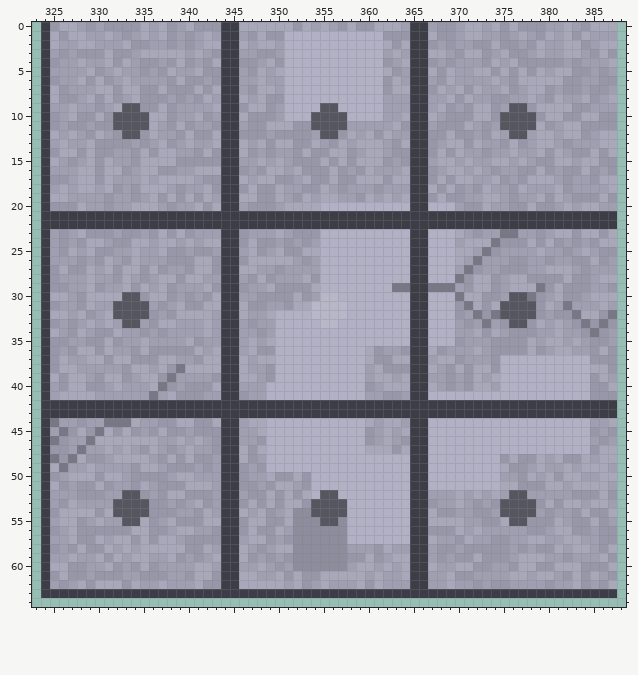
Two versions of one pixel-art file, maps/marble/textures/marble.ase. The first picture shows the starting point.
650x650 pixels, 1 frame. Colours within 5 levels of each other are drawn and written as one. Shown: x 323..388, y 0..64. The commit also changed other parts of the picture, which this record leaves out.
The same view after the edit:
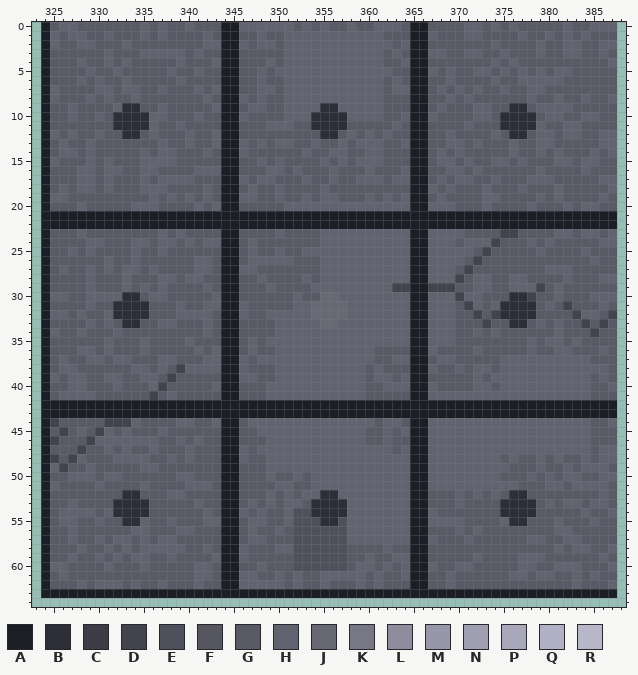
Palette (. is transparent): A #1c1e25  B #2d2f38  C #3c3d46  D #42444d  E #4e505b  F #565660  G #585a66  H #616370  J #686975  K #777785  L #8d8d9d  M #9897a9  N #a09fb2  P #a9a8bb  Q #b1b0c4  R #b8b7c9
Change:
Changed rows in their new state; - is an unchanged pixel.
first column x 324:
 0 AGHHGGGGGGGHGHGGHGGGAAHHHHHHGHGHGGHGGHHHGAAGGGGHHGHGHGGGGGHGGHHH
 1 AHGHHGGHGGGHGHGGGGHGAAGGHGGHHHHHHHHHHHGGGAAHGGGHHGGGGHGGHGHGHGGG
 2 AHGGHHGGGHGGGGGGGGHHAAHGHHGHHHHHHHHHHHHGHAAGGGGGGGHGGGGHGGHHGGHH
 3 AGGGGGGHGGGHHHHHGHGGAAGGGGGHHHHHHHHHHHGHGAAHHGGHHGGHGGGHGGHHGGHG
 4 AGGGHGGHGHGGGGGHGGGHAAGGGHGHHHHHHHHHHHGGHAAGGGGGGGHGHGGGGGGGGGGH
 5 AGGGGHGGHGGGGGHGGHGGAAGGHGHHHHHHHHHHHHHGGAAHGHGGHHGHGHGHGHHGGGGG
 6 AGGGHGHGGHGGGGGHGGGGAAGGHGGHHHHHHHHHHHGHGAAGGHGGGGHGGHHHHHGGGGGG
 7 AHGGGGHHGHHGGHGGGHGHAAGGHHGHHHHHHHHHHHGHHAAGHGHGHGGHGGHHGGGGGGGG
 8 AHGGGHGHGGHGGGGGGGHGAAHGHGGHHHHHHHHHHHGGGAAGGHGHGGGGGGHGGHGGHGGH
 9 AGGHGGGGHBBGGHGGGGGHAAGHHGGHHHHBBHHHHHGGGAAGHGGGHHGGBBGHHHHGGGGG
10 AGGHGGHGBBBBHHGGGHGGAAHGGGGHHHBBBBHHHHGGHAAHGGGGHHGBBBBGHHGGHHGG
11 AGGGGGGGBBBBHGGHGGGGAAGGGHHHGGBBBBGGGGGHGAAGGGGHGGGBBBBHGGHHGGGG
12 AHGHGGHGGBBGHGGGHGGHAAGGGGGGGGGBBGHGHGHGGAAGGHGGGGHGBBGHHGHHGGHH
13 AGHGGHGGGGGGGHGGHGGHAAHGHGHHGGHGGHGHHHGGHAAGGHHGHGGGHGGHHGGGGGHH
14 AGHHGHGGGGGHGHHGGGHGAAHGGGGGGHGGHHGGHHGGGAAGHGHGGGGGHGGHGHGGGHGH
15 AHGGGHGHGGGHHHHGGGGGAAGGHGHGGGGHGHGHHHGGGAAGHHGHGGHHGHGGGHHGHHGG
16 AGGGHHGHHGGHHGGGGHHHAAGGGHHGHGGGHGGGHGGGHAAGGHHGHGGGGGGHGGGGHGGG
17 AGGGHHGHGGGHGHHHHGGGAAHGHHGGGHGGHGGHHHGHHAAGHGHHGGHGGGHHHGGGGGHH
18 AGHGHHGHGGGHHHGGGGHGAAGHGGHGGGGHGGGGGGGGGAAHGHGGGHGGGHGGGHGGGGGH
19 AHHGGGGGGGGGHGHGHGHGAAHHGGHGGHGHHGGGHGHGHAAGHGGGGHHGGGGHGHGGGGHG
20 AGGGHGGGGGHHHGGGGHGHAAGGGGGHHHHHHHHHHHHHHAAHHHGGGHGGGGHGGGHGHHGG
21 AAAAAAAAAAAAAAAAAAAAAAAAAAAAAAAAAAAAAAAAAAAAAAAAAAAAAAAAAAAAAAAA
22 AAAAAAAAAAAAAAAAAAAAAAAAAAAAAAAAAAAAAAAAAAAAAAAAAAAAAAAAAAAAAAAA
23 AGGGHGGGGGGGGHGHGGGGAAGGGGHGGGGHHHHHHHHHHAAHHHHGGGGDDGGGGHHGHHGH
24 AGGGGHHGGGHHGHHGHGHHAAGHGGGGGGGHHHHHHHHHHAAHHHGHHHDGGGHGHGGGGGHH
25 AGGHGHGGGGHGGHGGGGGGAAGHGGHGGHHHHHHHHHHHHAAHHHHHGDGGGGGHGGGGHGGG
26 AGGGGGGHGGHGGGGGGHHGAAGHHHHHGGGHHHHHHHHHHAAHHHHGDGGGGGGGGGGGGHGG
27 AGHGGHGHGHHGHGGGGHHGAAHHGGGGGGGHHHHHHHHHHAAHHHGDGGGGGGGGHHHGGGGG
28 AGGGGHGGGHGGGHHGHHGGAAGGHGGGGHGHHHHHHHHHHAAHHHDGHHGGHHGGGGHGGGHH
29 AGGGGHGGGHGHGHGGGGHGAAGGGHGGGGHHHHHHHHHDDAADDDGGHHGGHHHDGHGGGGGG
30 AHHGGHHHHBBGHHGGGGGHAAGGGGGGHGGJJHHHHHHHHAAHHHDHHGGGBBDGGHGGGHHH
31 AGGGGHGGBBBBGGGHGGHHAAHGGGGGHHJJJJHHHHHHHAAHHHGDHGHBBBBGHGDGGGHG
32 AHHGHGGHBBBBGGGHHHHGAAHGGHHHHHJJJJHHHHHHHAAHHHGGDGDBBBBGGGGDHHGD
33 AGGGGHGHGBBGGHHGGGHGAAGGGGHHHHHJJHHHHHHHHAAHHHGGGDGGBBGHGHGGDGDG
34 AHGGHGGGHGGGGGGGGGHGAAGGGGHHHHHHHHHHHHHHHAAHHHGGHGHGGGGGGHGGGDGG
35 AGGGGGGHGGGHGGGGHGGGAAGHGHHHHHHHHHHHHHHHHAAHHHGGGGGGGGHGHHGHGGGG
36 AGGGHHGHGGGHGGGGGHGHAAGHGGHHHHHHHHHHHGGGGAAHGGGGHGGGGGHGGHHGGGHG
37 AGHGGHHGHHGGGHHGGGHHAAHGHHHHHHHHHHHHHGGHHAAGHHGGGGGHHHHHHHHHHGGG
38 AGHHGGGGGGHHGHGDHHHHAAHGGGHHHHHHHHHHGHGGGAAHGGHGHHGHHHHHHHHHHHHG
39 AHGHHGGHHGGHHGDGGGGGAAHHGGHHHHHHHHHHGHHGHAAGGGGGHGHHHHHHHHHHHGHG
40 AGGHHGGGHGGGHDGGGGGHAAGGGHHHHHHHHHHHGGHHHAAHGGGGHHGHHHHHHHHHHGGH
41 AGHHHHGGGGGGDGHGGGGGAAGGGHHHHHHHHHHHGGGGGAAHHHHHHHHHHHHHHHHHHGGG
42 AAAAAAAAAAAAAAAAAAAAAAAAAAAAAAAAAAAAAAAAAAAAAAAAAAAAAAAAAAAAAAAA
43 AAAAAAAAAAAAAAAAAAAAAAAAAAAAAAAAAAAAAAAAAAAAAAAAAAAAAAAAAAAAAAAA
44 ADGGGGGDDDHGGGGHHGGHAAGHHHHHHHHHHHHHHGHHGAAHHHHHHHHHHHHHHHHHHGGH
45 AGDGHGDHGHGGGHGGGGGGAAGGHHHHHHHHHHHHGGHGHAAHHHHHHHHHHHHHHHHHHGGG
46 ADGGGDHHHHHHHGGHGHGGAAGGGHHHHHHHHHHHGGHGGAAHHHHHHHHHHHHHHHHHHGGG
47 AGGGDGGHGHGGHGGGHGGGAAHGHHHHHHHHHHHHHHHGHAAHHHHHHHHHHHHHHHHHHGHH
48 ADGDHGGGHHHHGGHGHGGGAAHGGHHHHHHHHHHHHHHHHAAHHHHHHHHGHGGHGHGGHGHH
49 AHDGGHGGGGGHHGGGGGGGAAGGGHHHHHHHHHHHHHHHHAAHHHHHHHHHGGGHGGHGHHHG
50 AGGHHHGHHGGGGGGHHGGGAAGGGHGGHGHHHHHHHHHHHAAHHHHHHHHGGGHGHGHHGGHH
51 AHGGGGHGGGGHGGGGHHHGAAGGGGHHGGHHHHHHHHHHHAAHHHHHHHHHHGGGHHGHHHHG
52 AGGGGGGGGBBGGGHHGGGGAAGGGHGHGHHBBHHHHHHHHAAGGGHGHGHGBBGGGGGGGGHG
53 AGGHGGGGBBBBGGGGGHGGAAGHGHGHHGBBBBHHHHHHHAAGGGHGGGGBBBBGHGHHGHHG
54 AGHHHHGHBBBBGGGGGGHGAAHGHGGHEEBBBBHHHHHHHAAHGGGGGGGBBBBGGGGGHGGH
55 AGHHGGHGGBBHGGHGGGHHAAGHHGGHEEEBBEHHHHHHHAAHHHHGGGGHBBGGGHGGGHGG
56 AGGHGGGGGGHHGGGHHGGGAAGHGGHGEEEEEEHHHHHHHAAGGGHGHGGGGGGGGHHGGGGG
57 AGGHGGHGHHGHGHHGGGGGAAGHHGGGEEEEEEHHHHHHHAAHGGGHGGGGGGHHGGHHGGGG
58 AGGGHGGHGHGHHHHHGGHGAAHGGGHHEEEEEEGGGGHGGAAGGGGGGGGGGGGGGHGHHGGH
59 AGGHGGHGHGHHGGHGGGGHAAHGGGGGEEEEEEGGHGGHHAAGGGGGHGGGGHHHGGGGGGHG
60 AHHGGGGHGGGHGGGGGHHGAAGGHGGGEEEEEEGHHGHGHAAHGGHHGGGGGHHGGHHHGGGH
61 AGHGGGGGGGGGGGGGGHHGAAHHGGHGHGGHHHHHGHGGHAAGGHGGGGGGHHGHHGGHGHGG
62 AGGGHGHHHGHGGHGGGHGGAAHHHHHGHGGHGGGHGHGGGAAGGHGGGGGGGGGGGGGHGGGH
63 AAAAAAAAAAAAAAAAAAAAAAAAAAAAAAAAAAAAAAAAAAAAAAAAAAAAAAAAAAAAAAAA
